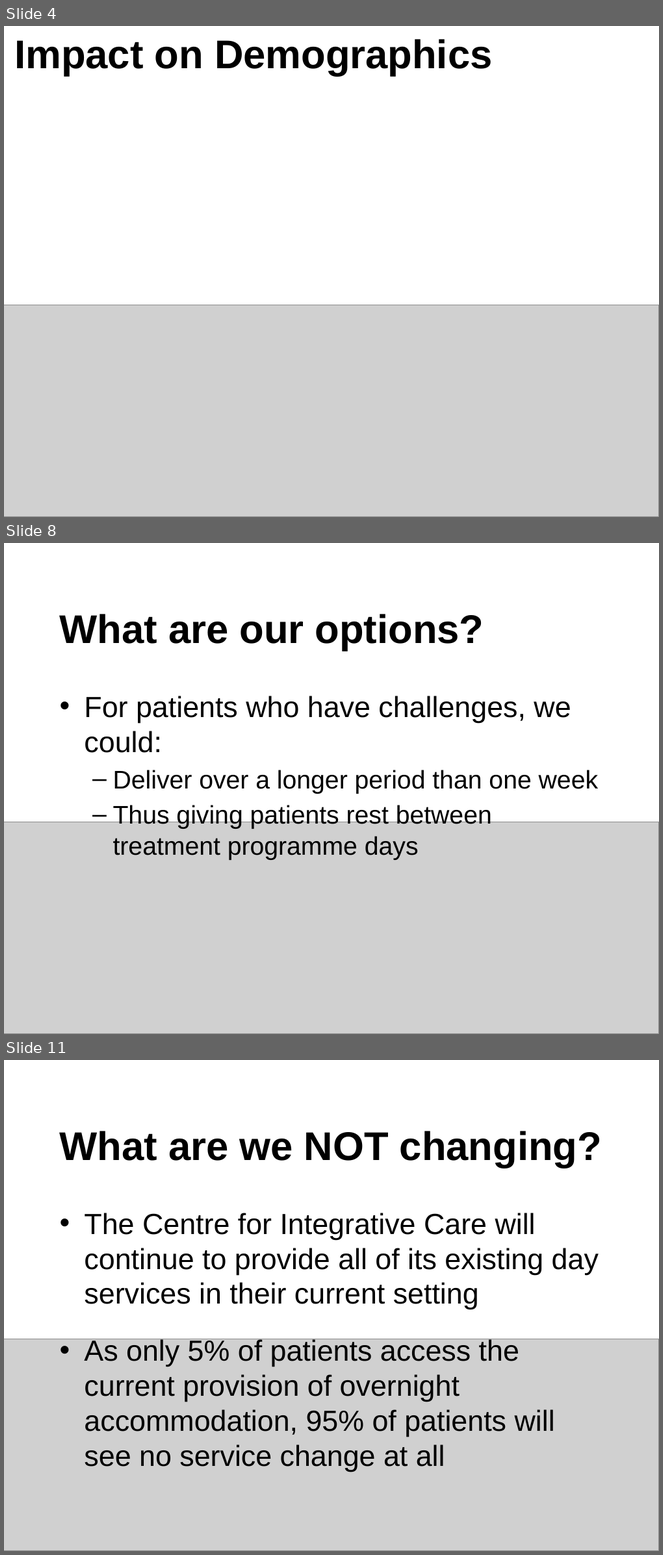
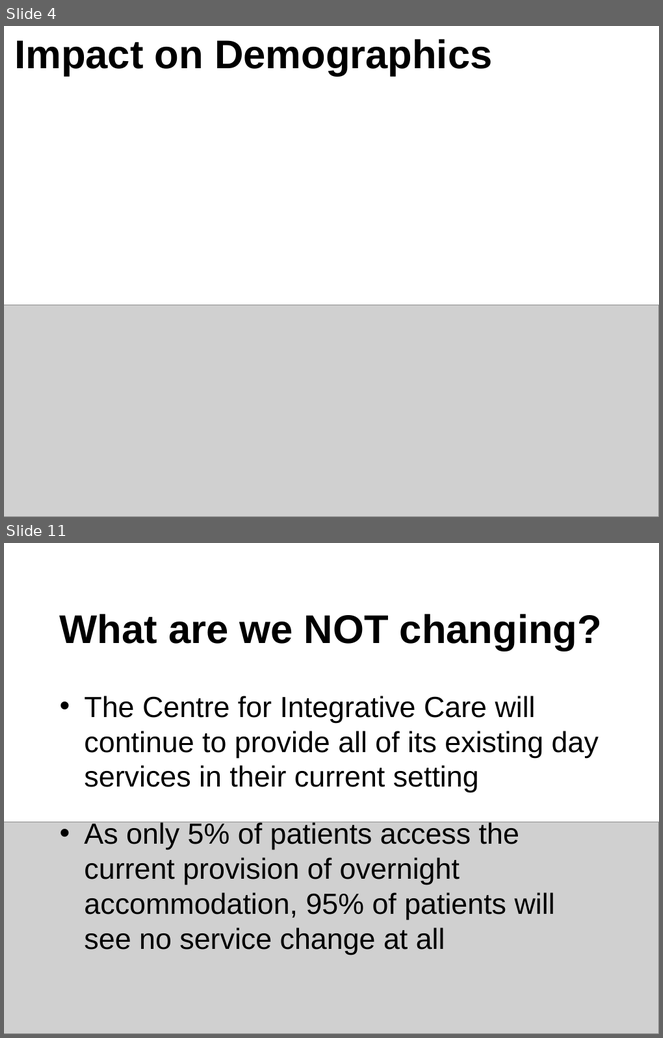
Before and after one commit to RMorton24/phs_group_project, a slide deck: Final Powerpoint presentation for 12.08.22.pptx. Shown one above the other, each under a label of ours: slides 4, 8 and 11 before the commit, slides 4 and 11 after it; the slides between them are not shown. The pictures are 663x1555 and 663x1038 pixels, drawn with LibreOffice and Linux fonts; fonts in the diff are those of the drawing; grey boxes stand for pictures. Boxes give left, top, right and bottom in pixels: in the first picture for what was removed or moved away, otherwise in the second. Text is boxed around its words. In the diff, an @@ line names an element or a change of style, - is before the commit and + after.

```diff
--- a/Final Powerpoint presentation for 12.08.22.pptx
+++ b/Final Powerpoint presentation for 12.08.22.pptx
@@ slide 8 removed at (x1=4, y1=543, x2=659, y2=1034), background #FFFFFF @@
@@ title removed at (x1=60, y1=614, x2=484, y2=651) @@
-What are our options?
@@ text removed at (x1=84, y1=696, x2=598, y2=860) @@
-• For patients who have challenges, we could:
-  – Deliver over a longer period than one week
-  – Thus giving patients rest between treatment programme days
@@ picture removed at (x1=4, y1=822, x2=659, y2=1034) @@
```
Also in this commit, not shown: 2 slides changed, 4 slides added, 3 other slides removed, 1 other file.
